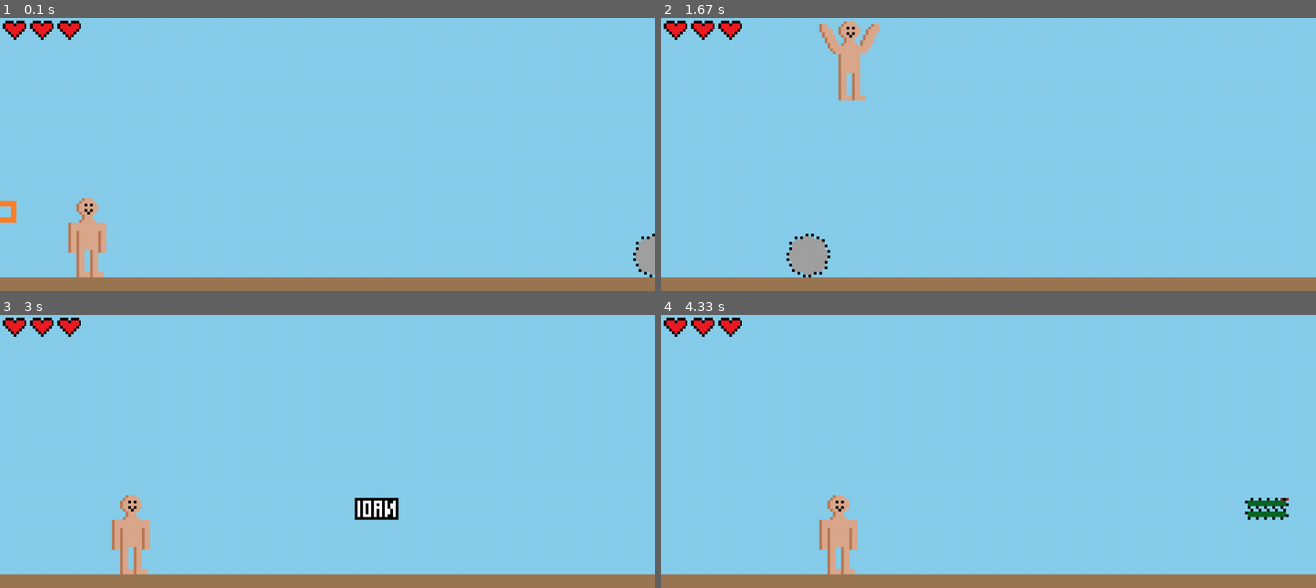
Above: before the commit, frames 1-4 (two rows, left to right).
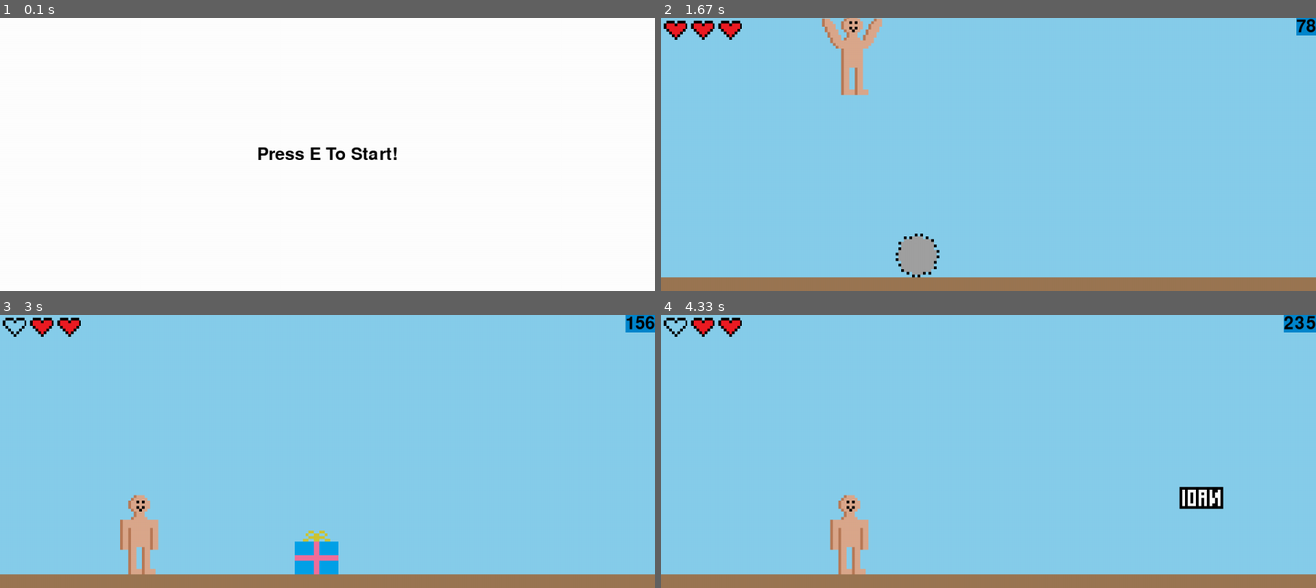
Above: after the commit, the same moments.

Repository: lorum-ipsum08/pygameGame
Game: pygame game, started from game.py
Same seed, same stepped clock (60 frames per second), same inputs: the game is played once before the commit and once after it.
Inputs:
- Up to frame 1 (0.1 s): no input
- Up to frame 2 (1.67 s): tap E at 0.33 s; hold Right 0.67-1.13 s; hold Up 1.17-1.47 s; hold Right from 1.5 s (still down)
- Up to frame 3 (3 s): release Right at 1.97 s; hold Left 2-2.53 s; hold Down 2.57-2.87 s; hold Left from 2.9 s (still down)
- Up to frame 4 (4.33 s): release Left at 3.3 s; hold Up 3.33-3.7 s; hold Right from 3.73 s (still down)

The runs differ from the first frame. In frame 1, 100% of the frame differs, in the area x 0-100%, y 0-100%; in frame 2, 2.7%; in frame 3, 3.0%; in frame 4, 2.6%.

Commit message:
Add files via upload

Diff:
--- a/game.py
+++ b/game.py
@@ -1,6 +1,7 @@
 import pygame as pg
 from random import randint as rng
 screensize = (1200, 500)
+score = 0
 vel = 5
 width = 1200
 height = 500
@@ -13,15 +14,32 @@
 all_sprites_list = pg.sprite.Group()
 floorPos = pg.Rect(0, screensize[1] - 25, screensize[0], 25)
 
-
-pg.display.init()
-
-while not pg.display.get_init:
-    continue
+pg.init()
+
+font = pg.font.Font('freesansbold.ttf', 32)
+text = font.render(str(score), True, 'black')
+text_rect = text.get_rect()
+text_rect[0] = screensize[0] - text_rect[2]
 
 
 screen = pg.display.set_mode(size=screensize)
 
+
+text = font.render('Press E To Start!', True, 'black')
+text_rect = text.get_rect(center=(screensize[0]/2, screensize[1]/2))
+screen.fill('white')
+screen.blit(text, text_rect)
+text_rect[0] = screensize[0] - text_rect[2]
+pg.display.flip()
+
+loading = True
+while loading:
+    for i in pg.event.get():
+        if i.type == pg.QUIT:
+            pg.quit()
+    keys = pg.key.get_pressed()
+    if keys[pg.K_e]:
+        loading = False
 
 def generate_obstacle():
     num = rng(1, 6)
@@ -63,6 +81,10 @@
     screen.fill(0x87CEEB)
     spritelist.draw(scrn)
     pg.draw.rect(scrn, 0x9b7653, floorPos)
+    text = font.render(str(score), True, 'black', 0x87CEEB)
+    text_rect = text.get_rect()
+    text_rect[0] = screensize[0] - text_rect[2]
+    screen.blit(text, text_rect)
     pg.display.flip()
 
 
@@ -180,7 +202,7 @@
 
 Fobs = generate_flying_obstacle()
 Flying_Obstacle = FlyingObstacle(Fobs)
-Flying_Obstacle.rect.x, Flying_Obstacle.rect.y = 0, screensize[1] - 40 - 25 - 100
+Flying_Obstacle.rect.x, Flying_Obstacle.rect.y = 0, screensize[1] - 40 - 25 - 120
 all_sprites_list.add(Flying_Obstacle)
 
 obs = generate_obstacle()
@@ -195,6 +217,7 @@
 while run:
     update_screen(screen, all_sprites_list)
     pg.time.delay(17)
+    score += 1
 
     Flying_Obstacle.rect.x -= 10
     obstacle.rect.x -= 10
@@ -264,4 +287,20 @@
     all_sprites_list.update()
     update_screen(screen, all_sprites_list)
 
-pg.quit()
+
+
+
+text = font.render(f'GAME OVER | You survived {score} updates', True, 'black')
+text_rect = text.get_rect(center=(screensize[0]/2, screensize[1]/2))
+while True:
+
+    screen.fill('white')
+    screen.blit(text, text_rect)
+    pg.display.flip()
+    for event in pg.event.get():
+
+        if event.type == pg.QUIT:
+            pg.quit()
+            quit()
+
+        pg.display.update()
Binary file changed: man-ducking.png
